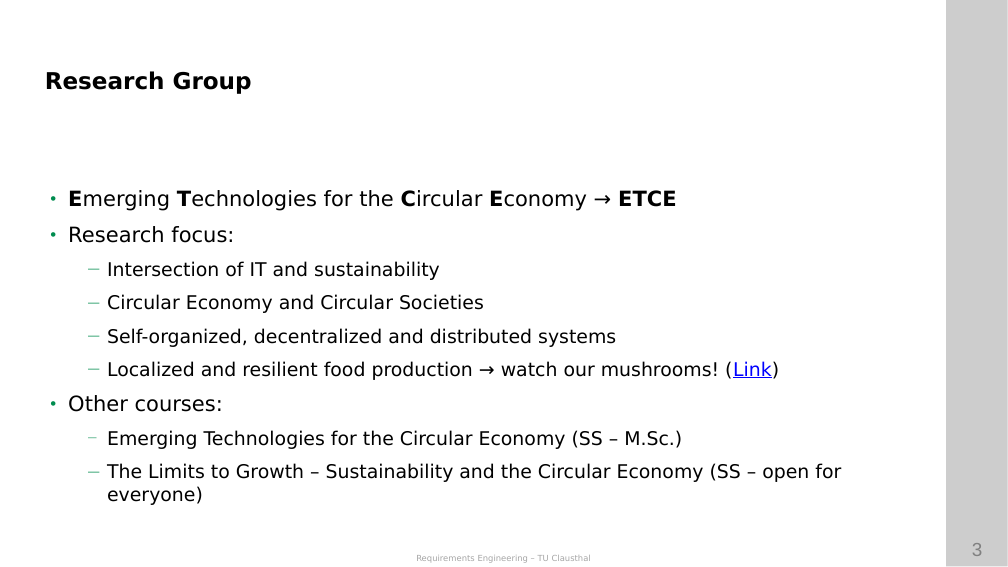
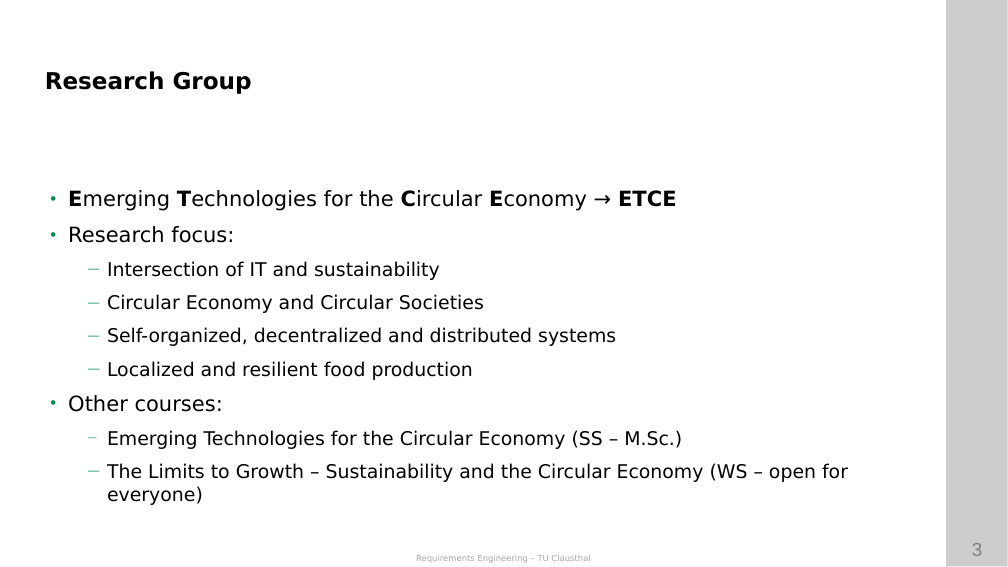
Before and after one commit to ETCE-LAB/teaching-material, a slide deck: slide 3 of Requirements-Engineering/RE-L00-Organization.pptx. Drawn at 1008x567 pixels with LibreOffice and Linux fonts; fonts in the diff are those of the drawing; background and template pictures are left out. Boxes give left, top, right and bottom in pixels: in the first picture for what was removed or moved away, otherwise in the second. Text is boxed around its words. In the diff, an @@ line names an element or a change of style, - is before the commit and + after.

```diff
--- a/Requirements-Engineering/RE-L00-Organization.pptx
+++ b/Requirements-Engineering/RE-L00-Organization.pptx
@@ text at (107,361,473,380): text changed @@
-  — Localized and resilient food production → watch our mushrooms! (Link)
+  — Localized and resilient food production
@@ text at (107,463,848,505): text changed @@
-  — The Limits to Growth – Sustainability and the Circular Economy (SS – open for everyone)
+  — The Limits to Growth – Sustainability and the Circular Economy (WS – open for everyone)
```
Also in this commit, not shown: 8 other slides changed, 1 slide added, 5 slides removed, 1 other file.
